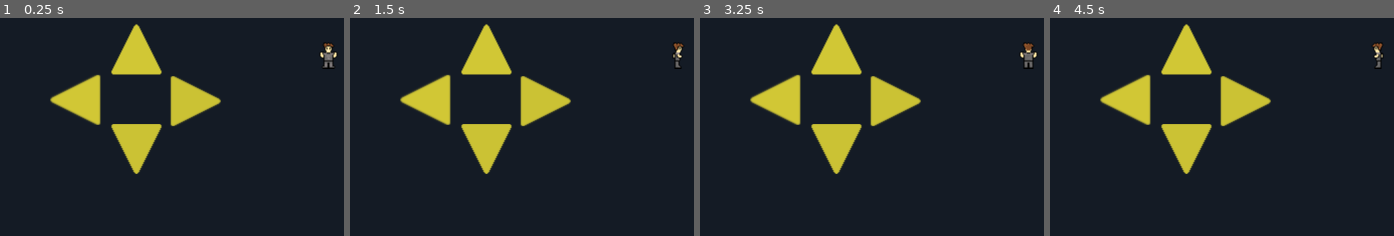
Above: before the commit, frames 1-4 (left to right).
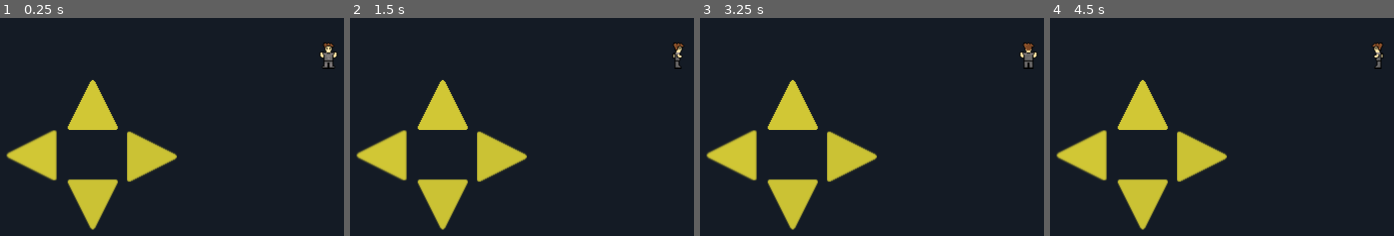
Above: after the commit, the same moments.

Repository: Car092/Godotio
Game: Godot game, scene res://troll.tscn
Two runs of this game, one before a commit and one after it. Both use one fixed random seed, a clock stepped at 60 frames per second and the inputs below. This scene is started directly instead of the project's main scene.
Inputs (mouse positions are in pixels of both pictures, inside the frame that each line leads up to):
- Up to frame 1 (0.25 s): no input
- Up to frame 2 (1.5 s): tap Enter at 0.5 s; move the mouse to (outside the picture) at 0.52 s; press the mouse at (outside the picture) at 0.53 s; hold Right (move_right) 0.53-1.28 s; tap Space at 1.25 s; move the mouse to (546, 72) at 1.27 s; release the mouse at (546, 72) at 1.28 s; hold Down (move_down) from 1.28 s (still down); click (546, 72) at 1.35 s
- Up to frame 3 (3.25 s): tap Enter at 2 s; move the mouse to (outside the picture) at 2.02 s; release Down (move_down) at 2.03 s; press the mouse at (outside the picture) at 2.03 s; hold Right (move_right) 2.03-2.78 s; tap Space at 2.75 s; move the mouse to (995, 129) at 2.77 s; release the mouse at (995, 129) at 2.78 s; hold Up (move_up) from 2.78 s (still down); click (995, 129) at 2.85 s
- Up to frame 4 (4.5 s): tap Enter at 3.5 s; move the mouse to (outside the picture) at 3.52 s; release Up (move_up) at 3.53 s; press the mouse at (outside the picture) at 3.53 s; hold Left (move_left) from 3.53 s (still down); tap Space at 4.25 s; move the mouse to (outside the picture) at 4.27 s; release the mouse at (outside the picture) at 4.28 s; click (outside the picture) at 4.35 s

The runs differ from the first frame. In frame 1, 12% of the frame differs, in the area x 1-65%, y 2-98%; in frame 2, 12%; in frame 3, 12%; in frame 4, 12%.
Error before the commit: Attempt to call function 'request_square' in base 'null instance' on a null instance. (res://troll.gd:148)
Error after the commit: Attempt to call function 'request_square' in base 'null instance' on a null instance. (res://troll.gd:151)

Commit message:
prevent path walk when pressing move button. refactor touch/click handling

Diff:
--- a/lobby.tscn
+++ b/lobby.tscn
@@ -76,6 +76,9 @@
 size_flags_horizontal = 2
 size_flags_vertical = 2
 text = "Host"
+__meta__ = {
+"_edit_use_anchors_": false
+}
 
 [node name="Join" type="Button" parent="Connect"]
 margin_left = 181.0
--- a/troll.gd
+++ b/troll.gd
@@ -22,7 +22,8 @@
 	lastWalkSprite = walkDownSprite
 	tile_map = $"../../TileMap"
 	if get_tree().get_network_unique_id() == int(get_name()):
-		$Controls.show()
+		if OS.get_name() == "Android":
+			$Controls.show()
 		$Camera2D.current = true
 
 func _unhandled_input(event):
@@ -31,15 +32,17 @@
 			return
 		var touch_pos
 		if event.is_action_pressed("click"):
-			gamestate.rpc_id(1, "set_player_clicked", get_global_mouse_position())
+			touch_pos = get_global_mouse_position()
+			gamestate.rpc_id(1, "set_player_clicked", touch_pos)
 		if event is InputEventScreenTouch && event.pressed && event.index == 0:
 			touch_pos = get_canvas_transform().affine_inverse().xform(event.position)
 			gamestate.rpc_id(1, "set_player_clicked", touch_pos)
 		set_point_path(touch_pos)
+
 func _process(_delta):
 	if is_network_master():
 		if gamestate.get_player_clicked(get_name()):
-			set_point_path(null)
+			set_point_path(gamestate.get_player_clicked(get_name()))
 			gamestate.unset_player_clicked(get_name())
 		if !point_path:
 			if reachedVirtualPosition() && movingDirection:
@@ -217,15 +220,13 @@
 
 func set_point_path(touch_pos):
 	var fromPoint = tile_map.astar.get_closest_point(self.position)
-	var target_pos
-	if is_network_master():
-		target_pos = gamestate.get_player_clicked(get_name())
-	elif get_tree().get_network_unique_id() == int(get_name()):
-		target_pos = touch_pos if touch_pos else get_global_mouse_position()
-	if !tile_map.request_square(target_pos):
+	if !tile_map.request_square(touch_pos):
 		return
-	var toPoint = tile_map.astar.get_closest_point(target_pos)
+	var toPoint = tile_map.astar.get_closest_point(touch_pos)
 	point_path = tile_map.astar.get_point_path(fromPoint, toPoint)
 	point_path.remove(0)
 	if is_network_master():
 		gamestate.set_player_point_path(get_name(), self.point_path)
+
+func _on_move_pressed():
+	get_tree().set_input_as_handled()
--- a/troll.tscn
+++ b/troll.tscn
@@ -16,6 +16,8 @@
 
 [sub_resource type="RectangleShape2D" id=1]
 extents = Vector2( 15, 15 )
+
+[sub_resource type="RectangleShape2D" id=2]
 
 [node name="Troll" type="KinematicBody2D"]
 script = ExtResource( 1 )
@@ -51,28 +53,37 @@
 }
 
 [node name="Controls" type="Node2D" parent="."]
-visible = false
+
+[node name="middleMoveBtn" type="TouchScreenButton" parent="Controls"]
+position = Vector2( -272.643, 75.2686 )
+scale = Vector2( 3.6084, 2.60691 )
+shape = SubResource( 2 )
 
 [node name="moveDownBtn" type="TouchScreenButton" parent="Controls"]
-position = Vector2( -223.03, 63.496 )
+position = Vector2( -266.757, 118.995 )
 normal = ExtResource( 6 )
 pressed = ExtResource( 7 )
 action = "move_down_mobile"
 
 [node name="moveUpBtn" type="TouchScreenButton" parent="Controls"]
-position = Vector2( -223.03, -36.0378 )
+position = Vector2( -266.757, 19.4614 )
 normal = ExtResource( 12 )
 pressed = ExtResource( 11 )
 action = "move_up_mobile"
 
 [node name="moveLeftBtn" type="TouchScreenButton" parent="Controls"]
-position = Vector2( -284.136, 14.3591 )
+position = Vector2( -327.863, 69.8583 )
 normal = ExtResource( 10 )
 pressed = ExtResource( 9 )
 action = "move_left_mobile"
 
 [node name="moveRightBtn" type="TouchScreenButton" parent="Controls"]
-position = Vector2( -163.814, 15.619 )
+position = Vector2( -207.541, 71.1182 )
 normal = ExtResource( 8 )
 pressed = ExtResource( 13 )
 action = "move_right_mobile"
+[connection signal="pressed" from="Controls/middleMoveBtn" to="." method="_on_move_pressed"]
+[connection signal="pressed" from="Controls/moveDownBtn" to="." method="_on_move_pressed"]
+[connection signal="pressed" from="Controls/moveUpBtn" to="." method="_on_move_pressed"]
+[connection signal="pressed" from="Controls/moveLeftBtn" to="." method="_on_move_pressed"]
+[connection signal="pressed" from="Controls/moveRightBtn" to="." method="_on_move_pressed"]
Not shown: 1 places in troll.tscn that only renumber resources
